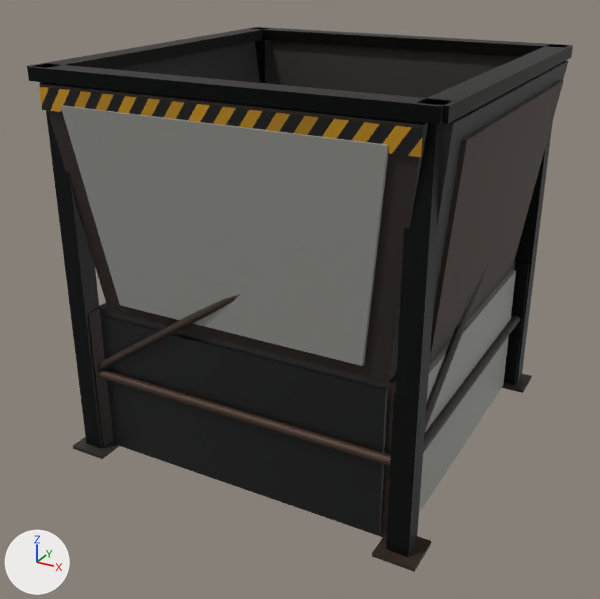
Two versions of the glTF model game/assets/models/chutes/chute_hopper_up.glb, one commit apart.
The view is the same before and after, from a 50 mm camera at (1.89, -3.67, 1.51) aimed at (-0.04, -0.15, -0.25). The lights are fixed; the arrows at lower left show +X, +Y and +Z. The picture after the commit comes second. Vertices at exactly the same position are counted once.

Script lines for the objects in view, before the commit:
```python
me_chute_hopperup__frame = bpy.data.meshes.new('Chute_HopperUp__Frame')
me_chute_hopperup__frame.from_pydata(...)  # 500 vertices, 672 faces; spans x -0.98..0.98, y -0.98..0.98, z -1.0..0.98
# faces by material slot: [148, 144, 380]
me_chute_hopperup__frame.materials.append(mat_m_convpanel)
me_chute_hopperup__frame.materials.append(mat_m_convmetal)
me_chute_hopperup__frame.materials.append(mat_m_convrawsteel)
ob_frame = bpy.data.objects.new('Frame', me_chute_hopperup__frame)
ob_frame.location = (0.0, 0.0, 0.0)
```
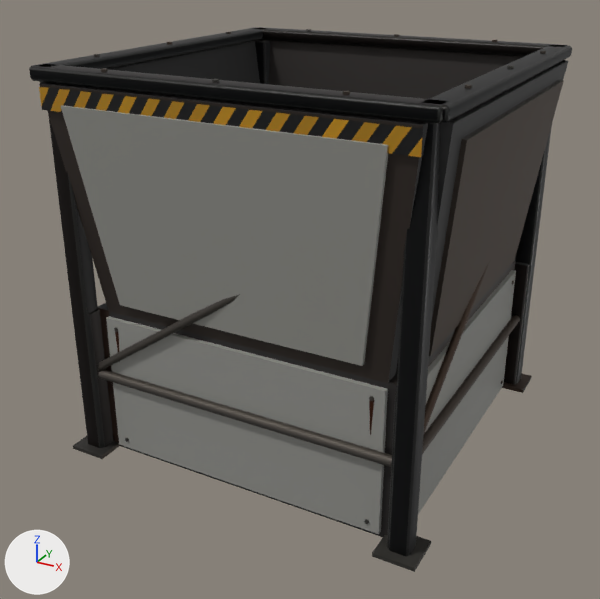
Edits to the bpy script that builds the scene:
```text
Change me_chute_hopperup__frame:
    used by ob_frame; location = (0.0, 0.0, 0.0)
    remove me_chute_hopperup__frame.from_pydata(...)  # 500 vertices, 672 faces; spans x -0.98..0.98, y -0.98..0.98, z -1.0..0.98
    add me_chute_hopperup__frame.from_pydata(...)  # 1044 vertices, 1520 faces; spans x -0.98..0.98, y -0.98..0.98, z -1.0..0.99
    me_chute_hopperup__frame part 1: the loose piece of 8 vertices spanning x -0.95..0.95, y 0.85..0.97, z 0.92..0.98 is rebuilt with 24 vertices and now spans x -0.95..0.95, y 0.85..0.97, z 0.92..0.98
    me_chute_hopperup__frame part 2: the loose piece of 8 vertices spanning x -0.97..-0.85, y -0.95..0.95, z 0.92..0.98 is rebuilt with 24 vertices and now spans x -0.97..-0.85, y -0.95..0.95, z 0.92..0.98
    me_chute_hopperup__frame part 3: the loose piece of 8 vertices spanning x 0.85..0.97, y -0.95..0.95, z 0.92..0.98 is rebuilt with 24 vertices and now spans x 0.85..0.97, y -0.95..0.95, z 0.92..0.98
    me_chute_hopperup__frame part 4: the loose piece of 8 vertices spanning x -0.95..0.95, y -0.97..-0.85, z 0.92..0.98 is rebuilt with 24 vertices and now spans x -0.95..0.95, y -0.97..-0.85, z 0.92..0.98
    me_chute_hopperup__frame part 5: 64 vertices removed from x -0.92..0.92, y -0.92..0.92, z -1.0..0.92; 488 vertices added at x -0.92..0.92, y -0.92..0.92, z -1.0..0.99
    me_chute_hopperup__frame part 6: 288 kept faces spanning x -0.97..0.97, y -0.97..0.97, z -1.0..0.9 get new vertex colours
    other edits to the shape of me_chute_hopperup__frame do not show in these pictures
```

Location of each change, [x1, y1, x2, y2] in pixels of the pictures (600 x 599 px):
'Frame', reshaped
    before: [27, 27, 573, 572]
    after: [29, 27, 572, 572]
part 1 of me_chute_hopperup__frame, rebuilt
    before: [252, 27, 563, 57]
    after: [253, 27, 566, 57]
part 2 of me_chute_hopperup__frame, rebuilt
    before: [27, 27, 269, 69]
    after: [29, 27, 264, 70]
part 3 of me_chute_hopperup__frame, rebuilt
    before: [417, 44, 573, 124]
    after: [420, 45, 572, 123]
part 4 of me_chute_hopperup__frame, rebuilt
    before: [27, 63, 451, 124]
    after: [29, 64, 447, 123]
part 5 of me_chute_hopperup__frame, cut back
    before: [43, 40, 553, 557]
    after: [48, 29, 552, 556]
part 6 of me_chute_hopperup__frame, recoloured (black to grey)
    both: [39, 87, 521, 560]
